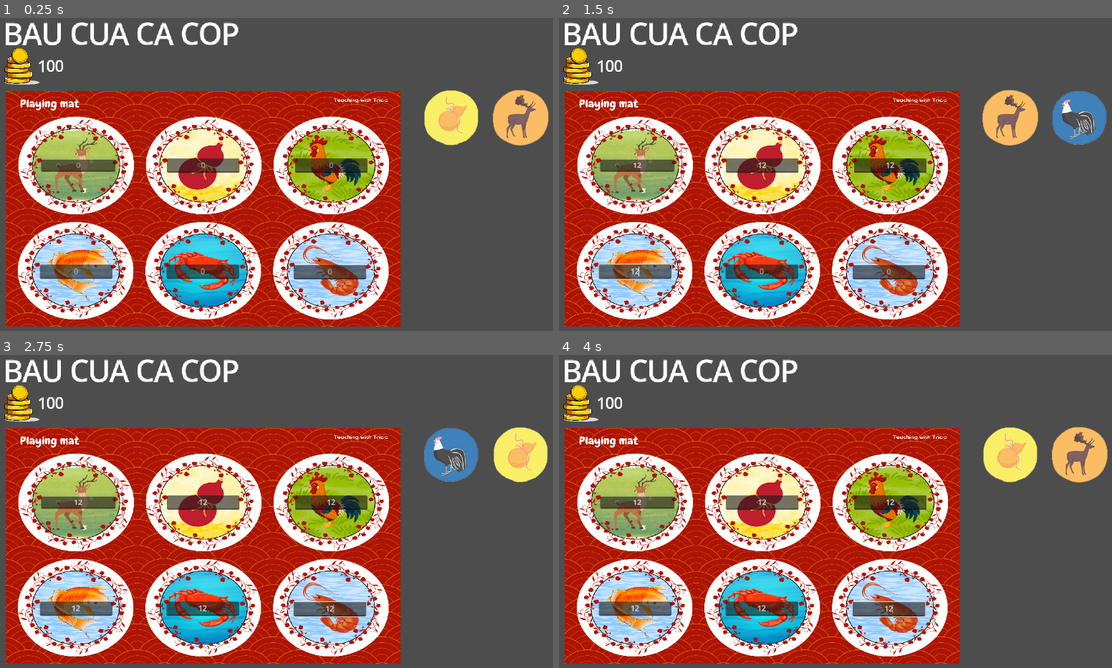
Above: before the commit, frames 1-4 (two rows, left to right).
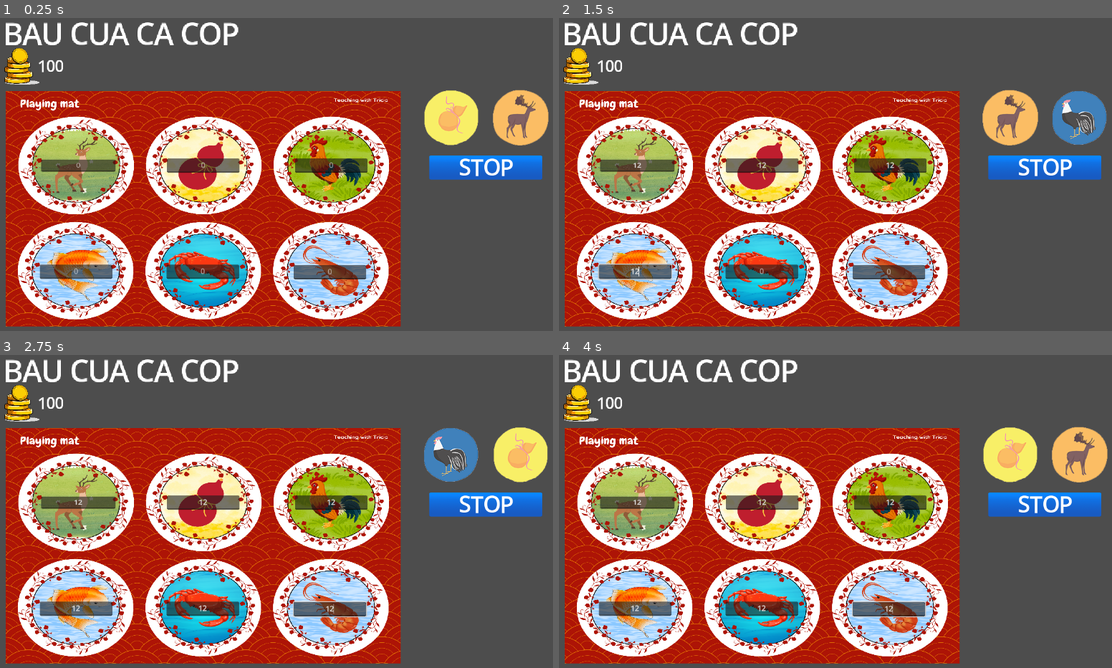
Above: after the commit, the same moments.

Repository: revvmp/Brackeys-Game-Jam-2025.2
Game: Godot game, scene res://mini_games/bau_cua_cap_cop/BauCuaCaCop.tscn
Same seed, same stepped clock (60 frames per second), same inputs: the game is played once before the commit and once after it. This scene is started directly instead of the project's main scene.
Inputs (mouse positions are in pixels of both pictures, inside the frame that each line leads up to):
- Up to frame 1 (0.25 s): no input
- Up to frame 2 (1.5 s): click (636, 165) at 0.52 s; type "12" at 0.6 s; click (763, 165) at 0.75 s; type "12" at 0.83 s; click (890, 165) at 0.98 s; type "12" at 1.07 s; click (636, 271) at 1.27 s; type "12" at 1.35 s
- Up to frame 3 (2.75 s): click (204, 608) at 1.5 s; type "12" at 1.58 s; click (331, 608) at 1.73 s; type "12" at 1.82 s; move the mouse to (414, 495) at 2.02 s; click (414, 495) at 2.1 s
- Up to frame 4 (4 s): move the mouse to (730, 527) at 2.77 s; click (730, 527) at 2.85 s; move the mouse to (901, 442) at 3.52 s; click (901, 442) at 3.6 s

The runs differ from the first frame. In frame 1, 1.6% of the frame differs, in the area x 77-99%, y 43-52%; in frame 2, 1.6%; in frame 3, 1.6%; in frame 4, 1.6%.

Commit message:
FEAT: Add dice to bau cua ca cop

Diff:
--- a/mini_games/bau_cua_cap_cop/BauCuaCaCop.tscn
+++ b/mini_games/bau_cua_cap_cop/BauCuaCaCop.tscn
@@ -1,10 +1,12 @@
-[gd_scene load_steps=4 format=3 uid="uid://dtw5jmb27tqei"]
+[gd_scene load_steps=5 format=3 uid="uid://dtw5jmb27tqei"]
 
 [ext_resource type="PackedScene" uid="uid://drwxs4k2eesso" path="res://mini_games/bau_cua_cap_cop/objects/Board.tscn" id="1_3vh24"]
+[ext_resource type="Script" uid="uid://cmx84b41beco0" path="res://mini_games/bau_cua_cap_cop/bau_cua_ca_cop.gd" id="1_lg8dq"]
 [ext_resource type="PackedScene" uid="uid://cdkt2fgsqb1ef" path="res://main_menu/main_menu_nodes/MoneyDisplay.tscn" id="2_8v87c"]
 [ext_resource type="PackedScene" uid="uid://0s2bpo3yt4l5" path="res://mini_games/bau_cua_cap_cop/objects/BauCuaCaCopDice.tscn" id="3_8mrat"]
 
 [node name="BauCuaCaCop" type="Node2D"]
+script = ExtResource("1_lg8dq")
 
 [node name="GameTitle" type="Label" parent="."]
 offset_left = 7.0
@@ -23,3 +25,6 @@
 
 [node name="BauCuaCaCopDice" parent="." instance=ExtResource("3_8mrat")]
 position = Vector2(1085, 231)
+
+[connection signal="dice_roll_result" from="BauCuaCaCopDice" to="." method="_on_bau_cua_ca_cop_dice_dice_roll_result"]
+[connection signal="dice_roll_result" from="BauCuaCaCopDice" to="Board" method="_on_bau_cua_ca_cop_dice_dice_roll_result"]
--- /dev/null
+++ b/mini_games/bau_cua_cap_cop/bau_cua_ca_cop.gd
@@ -0,0 +1,6 @@
+extends Node2D
+
+
+func _on_bau_cua_ca_cop_dice_dice_roll_result(dice_one_type: String, dice_two_type: String) -> void:
+	# Update Money Here
+	print("Dice One: " + str(dice_one_type) + " | Dice Two: " + str(dice_two_type))
--- a/mini_games/bau_cua_cap_cop/objects/BauCuaCaCopDice.tscn
+++ b/mini_games/bau_cua_cap_cop/objects/BauCuaCaCopDice.tscn
@@ -7,6 +7,7 @@
 [ext_resource type="Texture2D" uid="uid://1e81gte4ghe1" path="res://assets/bau_cua_ca_cop/fish_icon.png" id="4_80f15"]
 [ext_resource type="Texture2D" uid="uid://bltxhai1sitoa" path="res://assets/bau_cua_ca_cop/gourd_icon.png" id="5_trir3"]
 [ext_resource type="Texture2D" uid="uid://dlagidpbb0vs3" path="res://assets/bau_cua_ca_cop/shrimp_icon.png" id="6_cmdan"]
+[ext_resource type="PackedScene" uid="uid://ciw5y7vn8jq1c" path="res://mini_games/bau_cua_cap_cop/objects/BauCuaCaCopRollButton.tscn" id="8_fyl8e"]
 
 [sub_resource type="SpriteFrames" id="SpriteFrames_481ww"]
 animations = [{
@@ -43,10 +44,12 @@
 animation = &"idle"
 autoplay = "idle"
 frame = 2
-frame_progress = 0.853243
 
 [node name="DiceTwo" type="AnimatedSprite2D" parent="."]
 position = Vector2(78, 0)
 sprite_frames = SubResource("SpriteFrames_481ww")
 animation = &"idle"
 autoplay = "idle"
+
+[node name="RollButton" parent="." instance=ExtResource("8_fyl8e")]
+position = Vector2(0, 111)
--- /dev/null
+++ b/mini_games/bau_cua_cap_cop/objects/BauCuaCaCopRollButton.tscn
@@ -0,0 +1,10 @@
+[gd_scene load_steps=3 format=3 uid="uid://ciw5y7vn8jq1c"]
+
+[ext_resource type="PackedScene" uid="uid://c7rxu3e3caavw" path="res://ui/Button.tscn" id="1_d6ew4"]
+[ext_resource type="Script" uid="uid://c57vr3s0kgkbk" path="res://mini_games/bau_cua_cap_cop/objects/bau_cua_ca_cop_roll_button.gd" id="2_j4nlv"]
+
+[node name="Button" instance=ExtResource("1_d6ew4")]
+script = ExtResource("2_j4nlv")
+
+[node name="Label" parent="." index="1"]
+text = "STOP"
--- a/mini_games/bau_cua_cap_cop/objects/bau_cua_ca_cop_dice.gd
+++ b/mini_games/bau_cua_cap_cop/objects/bau_cua_ca_cop_dice.gd
@@ -13,10 +13,21 @@
 @onready var dice_one = $DiceOne
 @onready var dice_two = $DiceTwo
 
-signal dice_roll_result(dice_type: DiceType)
+signal dice_roll_result(dice_one_type: DiceType, dice_two_type: DiceType)
 
 func _on_ready():
-	var rand_frame_start = randi_range(1, 6)
-	var rand_frame_start_two = randi_range(1, 6)
-	dice_one.frame = rand_frame_start
-	dice_two.frame = rand_frame_start_two
+	randomize()
+
+func roll():
+
+	dice_one.stop()
+	dice_two.stop()
+
+	var rand_result = randi_range(0, 5)
+	var rand_result_two = randi_range(0, 5)
+
+	dice_one.frame = rand_result
+	dice_two.frame = rand_result_two
+
+	dice_roll_result.emit(DiceType.keys()[rand_result],
+				DiceType.keys()[rand_result_two])
--- /dev/null
+++ b/mini_games/bau_cua_cap_cop/objects/bau_cua_ca_cop_roll_button.gd
@@ -0,0 +1,6 @@
+extends "res://ui/button.gd"
+
+@onready var dice = $".."
+
+func on_mouse_pressed():
+	dice.roll()
Not shown, added: mini_games/bau_cua_cap_cop/bau_cua_ca_cop.gd.uid
Not shown: 1 places in mini_games/bau_cua_cap_cop/objects/BauCuaCaCopDice.tscn that only renumber resources
Not shown, added: mini_games/bau_cua_cap_cop/objects/bau_cua_ca_cop_roll_button.gd.uid
